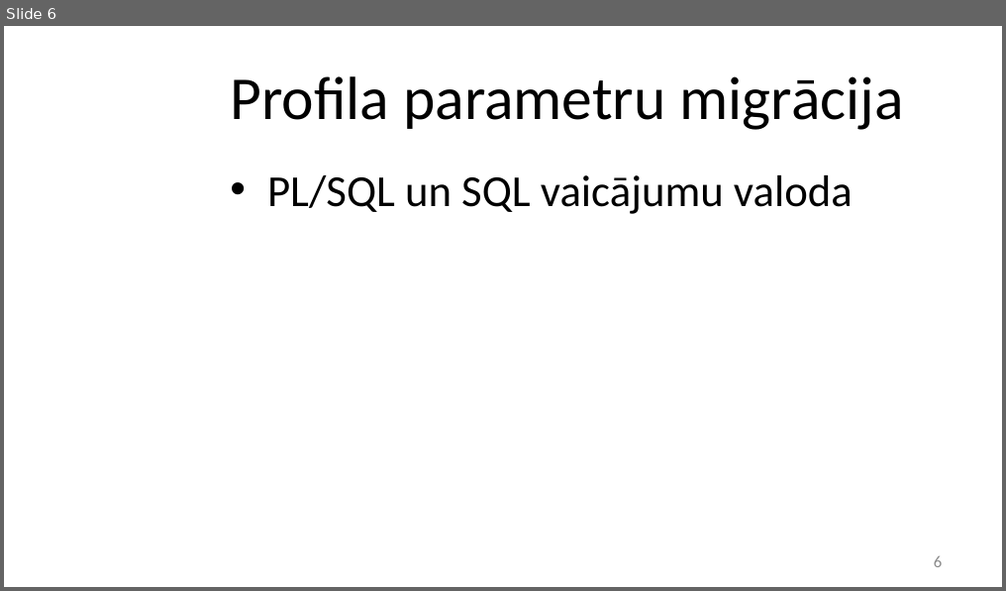
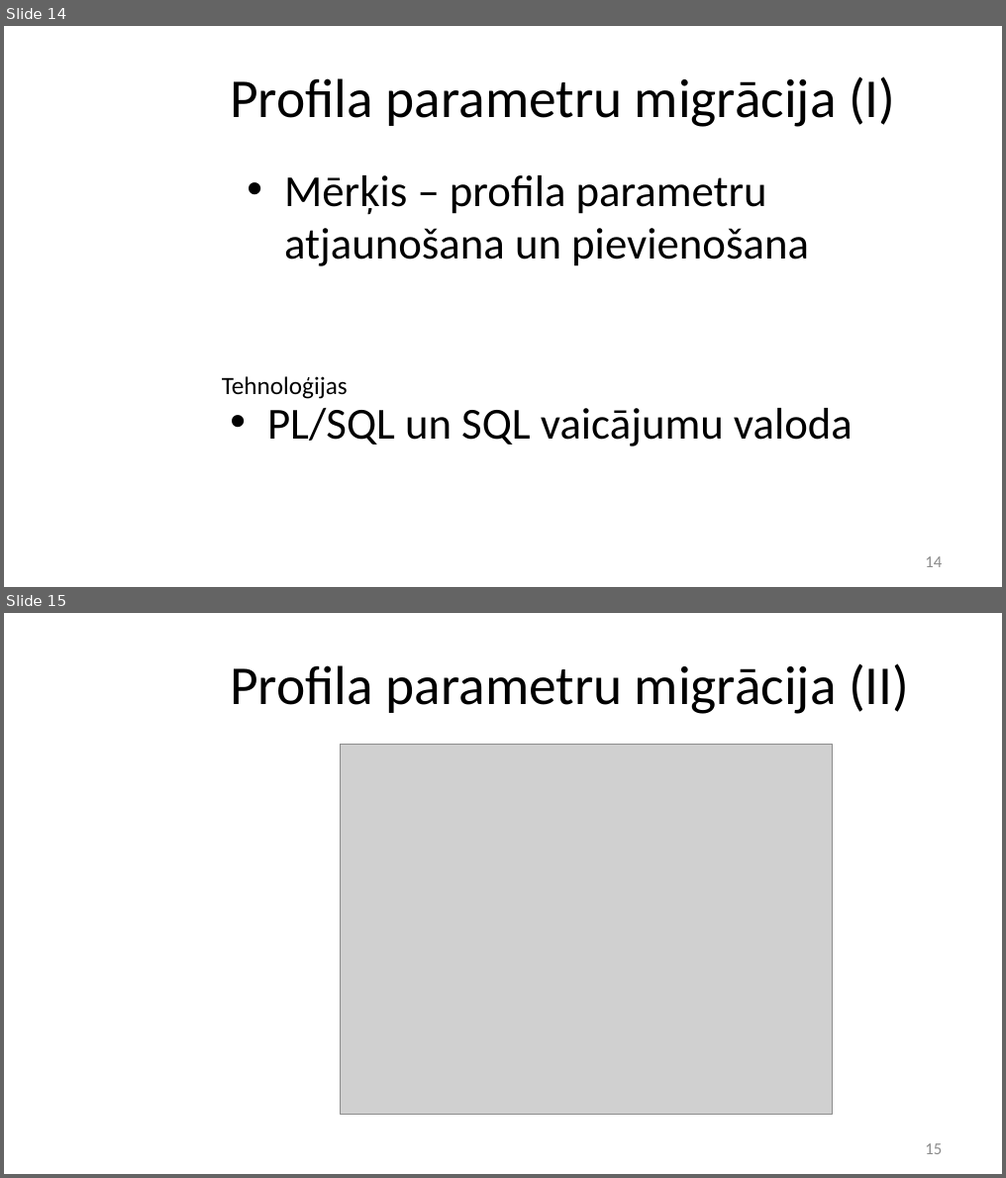
Before and after one commit to stabone/lore-parit, a slide deck: prezentacija.pptx. Shown one above the other, each under a label of ours: slide 6 before the commit, slides 14 and 15 after it. The pictures are 1006x591 and 1006x1178 pixels, drawn with LibreOffice and Linux fonts; fonts in the diff are those of the drawing; grey boxes stand for pictures; background and template pictures are left out. Boxes give left, top, right and bottom in pixels: in the first picture for what was removed or moved away, otherwise in the second. Text is boxed around its words. In the diff, an @@ line names an element or a change of style, - is before the commit and + after.

```diff
--- a/prezentacija.pptx
+++ b/prezentacija.pptx
@@ slide 15 added at (x1=4, y1=613, x2=1002, y2=1174), background picture (left out) @@
@@ title added at (x1=230, y1=663, x2=909, y2=714), 39.6 pt, text #000000 @@
+Profila parametru migrācija (II)
@@ picture added at (x1=341, y1=744, x2=833, y2=1114) @@
@@ page number added at (x1=925, y1=1144, x2=942, y2=1155), 12 pt, text #8C8C8C @@
+15
@@ what was slide 6 is now slide 14 @@
@@ slide 14 changed as well @@
@@ title at (x1=230, y1=76, x2=896, y2=127): text changed; size 44 to 39.6 pt @@
-Profila parametru migrācija
+Profila parametru migrācija (I)
@@ text added at (x1=284, y1=175, x2=809, y2=267), 32 pt, text #000000 @@
+• Mērķis – profila parametru atjaunošana un pievienošana
@@ text added at (x1=222, y1=376, x2=348, y2=399), 18 pt, text #000000 @@
+Tehnoloģijas
@@ text "PL/SQL un SQL vaicājumu valoda" moved from (x1=267, y1=175, x2=852, y2=214) to (x1=267, y1=408, x2=852, y2=447) @@
@@ page number at (x1=925, y1=557, x2=942, y2=568): text changed @@
-6
+14
```
Also in this commit, not shown: 8 other slides changed, 14 other slides added.
